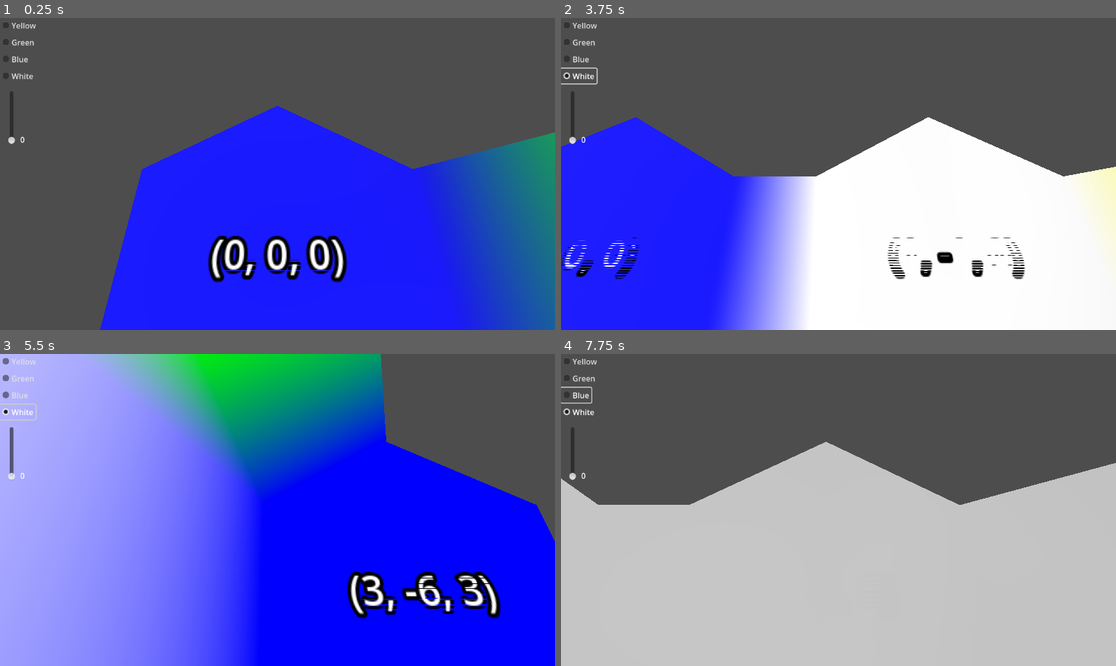
Above: before the commit, frames 1-4 (two rows, left to right).
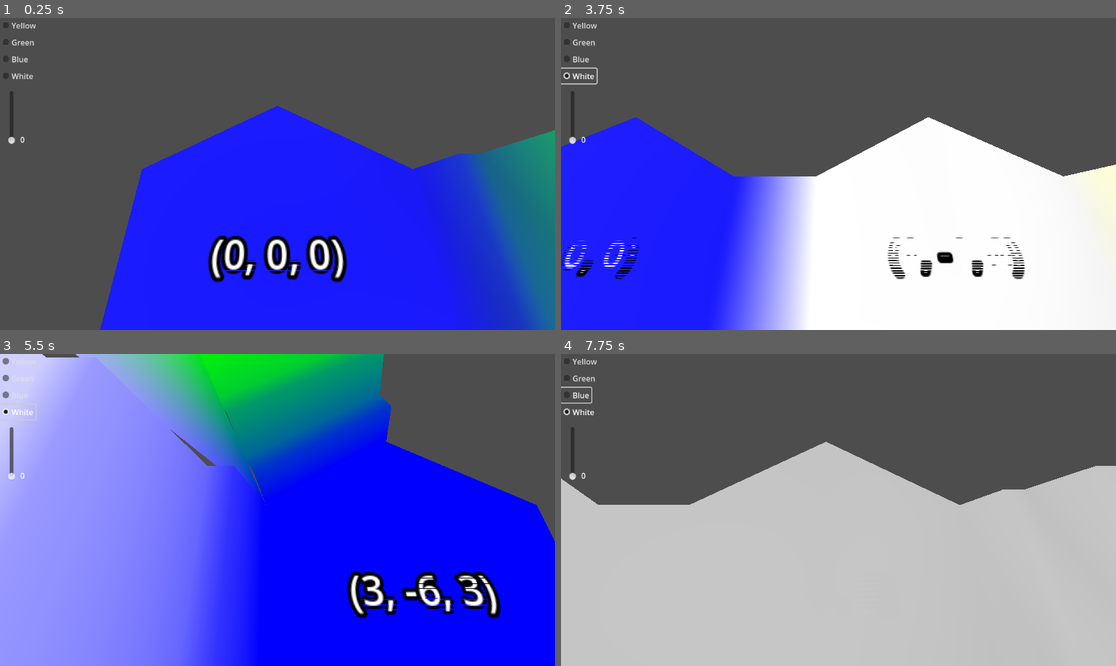
Above: after the commit, the same moments.

Repository: davepruitt/hex_map_godot
Game: Godot game, scene res://main.tscn
Same seed, same stepped clock (60 frames per second), same inputs: the game is played once before the commit and once after it.
Inputs (mouse positions are in pixels of both pictures, inside the frame that each line leads up to):
- Up to frame 1 (0.25 s): no input
- Up to frame 2 (3.75 s): click "Yellow" at 0.5 s; click "Green" at 1.25 s; click "Blue" at 2 s; click "White" at 2.75 s; tap Enter at 3.5 s; move the mouse to (960, 158) at 3.52 s; hold Right (ui_right) from 3.53 s (still down); tap Z at 3.6 s; click (960, 158) at 3.67 s
- Up to frame 3 (5.5 s): move the mouse to (166, 525) at 4.27 s; release Right (ui_right) at 4.28 s; hold Down (ui_down) 4.28-5.03 s; tap X at 4.35 s; move the mouse to (333, 441) at 5.02 s; hold Right (ui_right) from 5.03 s (still down); tap P at 5.1 s
- Up to frame 4 (7.75 s): move the mouse to (810, 572) at 5.77 s; release Right (ui_right) at 5.78 s; hold Up (ui_up) 5.78-6.53 s; tap Z at 5.85 s; click (810, 572) at 5.92 s; move the mouse to (1005, 556) at 6.52 s; hold Left (ui_left) from 6.53 s (still down); tap X at 6.6 s; move the mouse to (672, 463) at 7.27 s; tap P at 7.35 s

The runs differ from the first frame. In frame 1, 0.1% of the frame differs, in the area x 74-100%, y 35-49%; in frame 2, less than 0.1%; in frame 3, 1.3%, in the area x 0-71%, y 0-49%; in frame 4, 0.1%.

Commit message:
Got terraced slopes working (tutorial 3, section 2.1). Although there is a minor artifact in the coloring of the polygons that needs fixing.

Diff:
--- a/hex_project_godot/hex_cell.gd
+++ b/hex_project_godot/hex_cell.gd
@@ -172,14 +172,33 @@
 	begin_left: Vector3, begin_right: Vector3, begin_cell: HexCell,
 	end_left: Vector3, end_right: Vector3, end_cell: HexCell):
 
-	#var v3 = HexMetrics.terrace_lerp(begin_left, end_left, 1)
-	#var v4 = HexMetrics.terrace_lerp(begin_right, end_right, 1)
-	#var c2 = HexMetrics.terrace_color_lerp(begin_cell.hex_color, end_cell.hex_color, 1)
+	var v3 = HexMetrics.terrace_lerp(begin_left, end_left, 1)
+	var v4 = HexMetrics.terrace_lerp(begin_right, end_right, 1)
+	var c2 = HexMetrics.terrace_color_lerp(begin_cell.hex_color, end_cell.hex_color, 1)
 
 	_add_quad(st,
 		begin_left, begin_right,
+		v3, v4,
+		begin_cell.hex_color, begin_cell.hex_color,
+		c2, c2)
+
+	for i in range(2, HexMetrics.TERRACE_STEPS):
+		var v1 = v3
+		var v2 = v4
+		var c1 = c2
+
+		v3 = HexMetrics.terrace_lerp(begin_left, end_left, i)
+		v4 = HexMetrics.terrace_lerp(begin_right, end_right, i)
+		c2 = HexMetrics.terrace_color_lerp(begin_cell.hex_color, end_cell.hex_color, i)
+
+		_add_quad(st,
+			v1, v2, v3, v4,
+			c1, c1, c2, c2)
+
+	_add_quad(st,
+		v3, v4,
 		end_left, end_right,
-		begin_cell.hex_color, begin_cell.hex_color,
+		c2, c2,
 		end_cell.hex_color, end_cell.hex_color)
 
 #endregion
--- a/hex_project_godot/hex_metrics.gd
+++ b/hex_project_godot/hex_metrics.gd
@@ -25,9 +25,9 @@
 
 const TERRACE_STEPS: int = TERRACES_PER_SLOPE * 2 + 1
 
-const HORIZONTAL_TERRACE_STEP_SIZE: float = 1.0 / TERRACE_STEPS
+const HORIZONTAL_TERRACE_STEP_SIZE: float = 1.0 / float(TERRACE_STEPS)
 
-const VERTICAL_TERRACE_STEP_SIZE: float = 1.0 / (TERRACES_PER_SLOPE + 1)
+const VERTICAL_TERRACE_STEP_SIZE: float = 1.0 / float(TERRACES_PER_SLOPE + 1)
 
 #endregion
 
@@ -53,7 +53,9 @@
 	a.x += (b.x - a.x) * h
 	a.z += (b.z - a.z) * h
 
-	var v = ((step + 1) / 2.0) * VERTICAL_TERRACE_STEP_SIZE
+	#It is important for the first part of this equation to be integer
+	#division, otherwise this does not work properly
+	var v = ((step + 1) / 2) * VERTICAL_TERRACE_STEP_SIZE
 	a.y += (b.y - a.y) * v
 
 	return a
